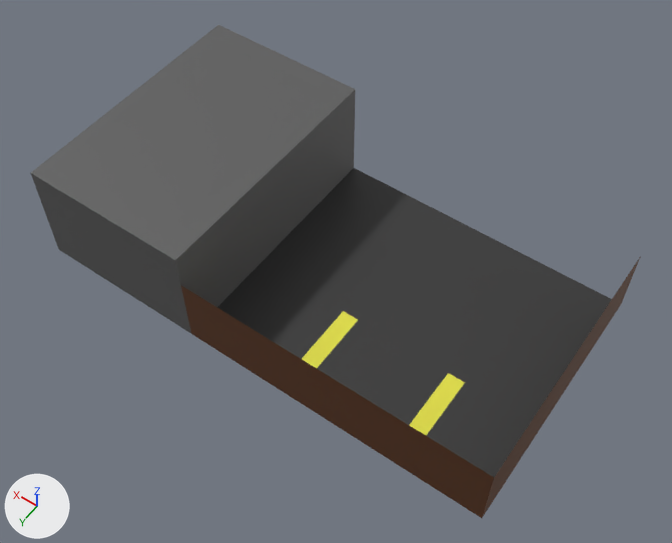
What one commit did to the Blender file Assets/Models/Models/SmokeJumpersMiniMart.blend.
Before and after are seen from a camera (50 mm lens) standing at (-20.2, 30.0, 36.9) and looking at (-4.3, 7.7, 1.9). Lighting does not change. The marker at lower left points along +X, +Y and +Z.

Names of what the first picture shows: 'ConvenienceStore.4 for Smokejumpers'.
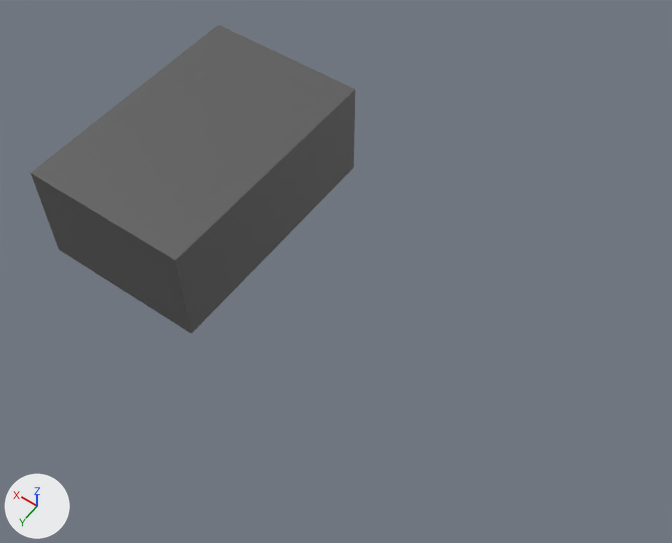
Scene script edits in JSON lines:
```json
{"block": "me_conveniencestore_4_for_smokejumpers", "where": "# used by ob_conveniencestore_4_for_smokejumpers; location = (0.0, 0.0, 0.0); scale = (0.004, 0.004, 0.004)"}
{"op": "remove", "block": "me_conveniencestore_4_for_smokejumpers", "code": "me_conveniencestore_4_for_smokejumpers.from_pydata(...)  # 513 vertices, 949 faces; spans x -3987.0..2245.0, y -6.0..3389.0, z 0.0..1402.0"}
{"op": "add", "block": "me_conveniencestore_4_for_smokejumpers", "code": "me_conveniencestore_4_for_smokejumpers.from_pydata(...)  # 416 vertices, 778 faces; spans x 0.0..2245.0, y -6.0..3389.0, z 0.0..1402.0"}
{"block": "me_conveniencestore_4_for_smokejumpers", "change": "me_conveniencestore_4_for_smokejumpers part 1"}
{"block": "me_conveniencestore_4_for_smokejumpers", "change": "97 vertices are removed from x -3987.0..-106.0, y 0.0..3389.0, z 0.0..961.0"}
{"block": "me_conveniencestore_4_for_smokejumpers", "change": "223 faces are deleted"}
{"block": "me_conveniencestore_4_for_smokejumpers", "change": "40 new faces join them, mat_material_001 (dark grey #5c5c5c)"}
{"block": "me_conveniencestore_4_for_smokejumpers", "change": "4 new faces join them, mat_material_002 (cyan #8fe7e4)"}
{"block": "me_conveniencestore_4_for_smokejumpers", "change": "8 new faces join them, mat_material_005 (black #323232)"}
{"op": "remove", "block": "me_conveniencestore_4_for_smokejumpers", "code": "me_conveniencestore_4_for_smokejumpers.materials.append(mat_material_003)  # yellow #e7e443"}
```

Location of each change, (x1, y1, x2, y2) in pixels of the pictures (672 x 543 px):
```json
{"object": "ConvenienceStore.4 for Smokejumpers", "change": "reshaped", "before": [31, 25, 641, 518], "after": [31, 25, 355, 334], "on screen": "47% narrower, 37% shorter"}
```
